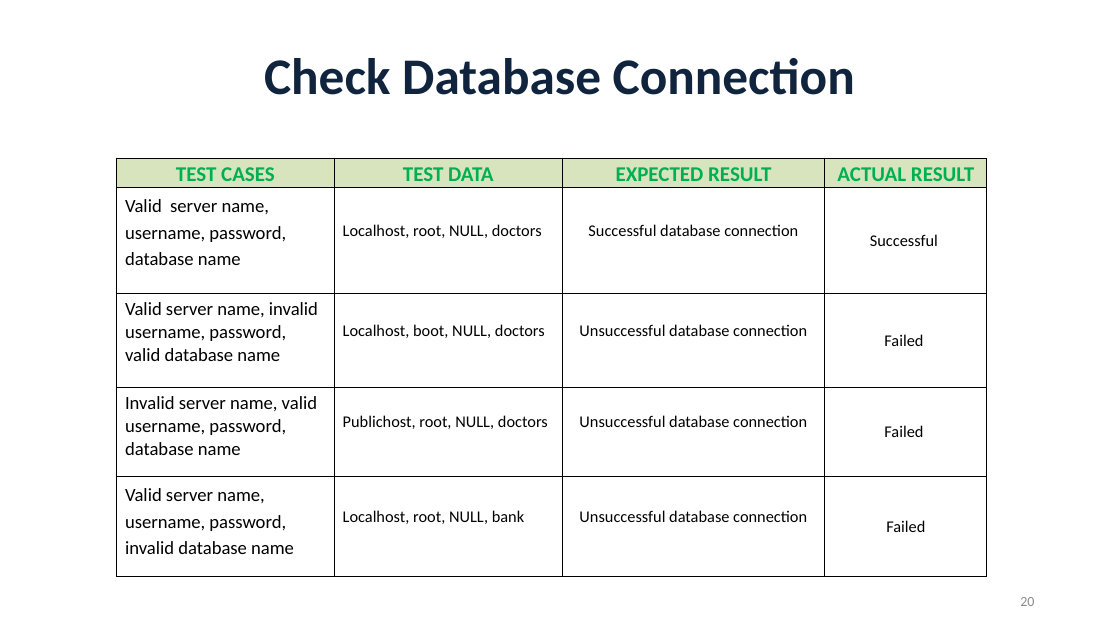
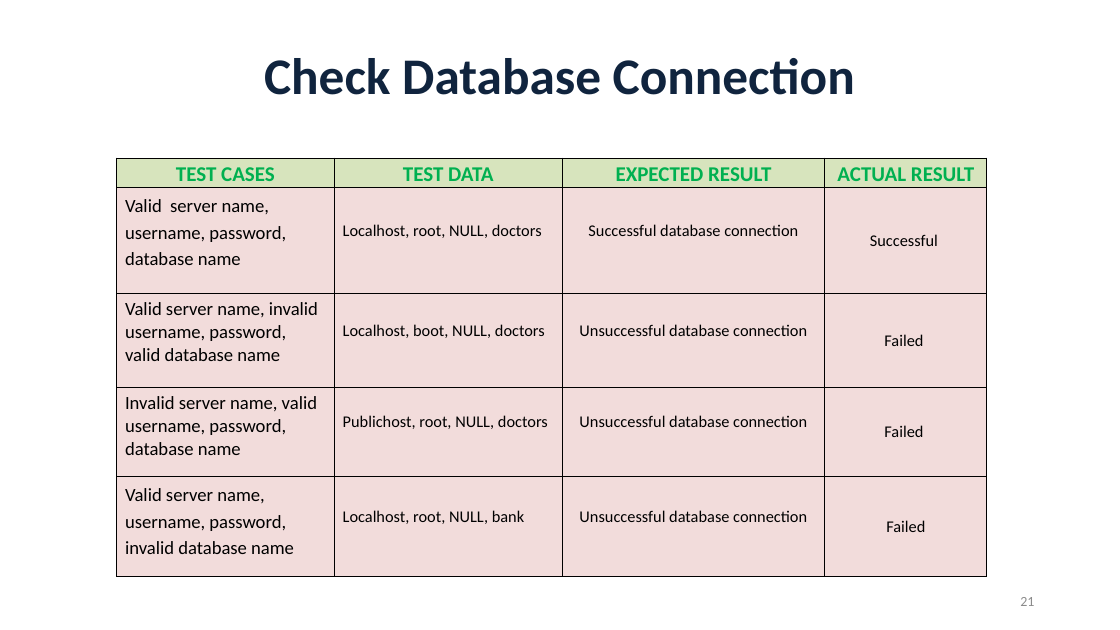
Before and after one commit to RezaulAlamOni/Project-Book-Appointment-Booking-, a slide deck: slide 21 of AppointmentSystem.pptx (slide 20 before the commit). Drawn at 1120x630 pixels with LibreOffice and Linux fonts; fonts in the diff are those of the drawing. Boxes give left, top, right and bottom in pixels: in the first picture for what was removed or moved away, otherwise in the second. Text is boxed around its words. In the diff, an @@ line names an element or a change of style, - is before the commit and + after.

```diff
--- a/AppointmentSystem.pptx
+++ b/AppointmentSystem.pptx
@@ table at (117,158,987,576) @@
@@ fill none to #F2DCDB in 16 cells @@
@@ page number at (1020,597,1034,606): text changed @@
-20
+21
```
Also in this commit, not shown: 10 other slides changed, 1 slide added, 6 other files.
